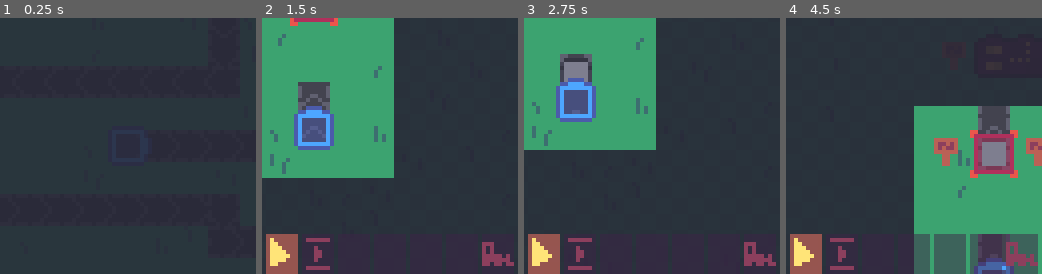
Above: before the commit, frames 1-4 (left to right).
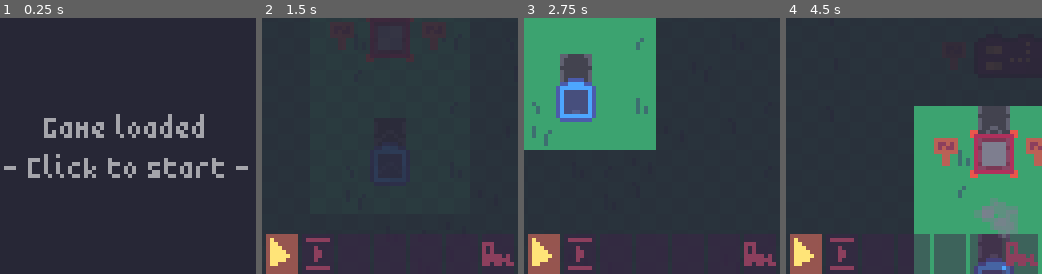
Above: after the commit, the same moments.

Repository: gheja/boxez
Game: Godot game, scene res://scenes/load_screen.tscn
The game is run twice, just before and just after one commit, with the same random seed, the same clock (stepped at 60 frames per second) and the same inputs. Before the commit the project starts from res://scenes/menu_screen.tscn.
Inputs (mouse positions are in pixels of both pictures, inside the frame that each line leads up to):
- Up to frame 1 (0.25 s): no input
- Up to frame 2 (1.5 s): tap Enter at 0.5 s; move the mouse to (446, 133) at 0.52 s; hold Right (ui_right) 0.53-1.28 s; click (446, 133) at 0.67 s; move the mouse to (338, 158) at 1.27 s; hold Down (ui_down) from 1.28 s (still down); click (338, 158) at 1.42 s
- Up to frame 3 (2.75 s): move the mouse to (677, 89) at 2.02 s; release Down (ui_down) at 2.03 s; hold Right (ui_right) from 2.03 s (still down); click (677, 89) at 2.17 s
- Up to frame 4 (4.5 s): move the mouse to (901, 197) at 2.77 s; release Right (ui_right) at 2.78 s; hold Up (ui_up) 2.78-3.53 s; click (901, 197) at 2.92 s; move the mouse to (990, 184) at 3.52 s; hold Left (ui_left) from 3.53 s (still down); click (990, 184) at 3.67 s; move the mouse to (837, 107) at 4.27 s; click (837, 107) at 4.42 s

The runs differ from the first frame. In frame 1, 4.3% of the frame differs, in the area x 1-97%, y 37-63%; in frame 2, 33%, in the area x 0-60%, y 0-65%; in frame 3, 0.8%; in frame 4, 1.6%.

Commit message:
Added the load screen to have the first interaction on web so the music starts to play during intro

Diff:
--- a/src/project.godot
+++ b/src/project.godot
@@ -11,7 +11,7 @@
 [application]
 
 config/name="Lowrezjam 2024 entry by gheja"
-run/main_scene="res://scenes/menu_screen.tscn"
+run/main_scene="res://scenes/load_screen.tscn"
 config/features=PackedStringArray("4.2", "GL Compatibility")
 config/icon="res://icon.svg"
 
--- /dev/null
+++ b/src/scenes/load_screen.gd
@@ -0,0 +1,6 @@
+extends Node2D
+
+func _on_color_rect_gui_input(event):
+	if event is InputEventMouseButton:
+		AudioManager.start_menu_music()
+		get_tree().change_scene_to_file("res://scenes/menu_screen.tscn")
--- /dev/null
+++ b/src/scenes/load_screen.tscn
@@ -0,0 +1,87 @@
+[gd_scene load_steps=6 format=3 uid="uid://pf5ulkqqyijy"]
+
+[ext_resource type="Script" path="res://scenes/load_screen.gd" id="1_78wom"]
+[ext_resource type="Theme" uid="uid://c5kdo4nq87ox5" path="res://themes/new_theme.tres" id="2_glflk"]
+
+[sub_resource type="Animation" id="Animation_a61vg"]
+resource_name = "idle"
+tracks/0/type = "value"
+tracks/0/imported = false
+tracks/0/enabled = true
+tracks/0/path = NodePath("Control/CanvasLayer/RichTextLabel:modulate")
+tracks/0/interp = 1
+tracks/0/loop_wrap = true
+tracks/0/keys = {
+"times": PackedFloat32Array(0),
+"transitions": PackedFloat32Array(1),
+"update": 0,
+"values": [Color(1, 1, 1, 1)]
+}
+
+[sub_resource type="Animation" id="Animation_0txhr"]
+resource_name = "default"
+tracks/0/type = "value"
+tracks/0/imported = false
+tracks/0/enabled = true
+tracks/0/path = NodePath("Control/CanvasLayer/RichTextLabel:modulate")
+tracks/0/interp = 1
+tracks/0/loop_wrap = true
+tracks/0/keys = {
+"times": PackedFloat32Array(0, 0.3, 0.6, 1),
+"transitions": PackedFloat32Array(1, 1, 1, 1),
+"update": 0,
+"values": [Color(1, 1, 1, 1), Color(1, 1, 1, 0.501961), Color(1, 1, 1, 0.501961), Color(1, 1, 1, 1)]
+}
+
+[sub_resource type="AnimationLibrary" id="AnimationLibrary_e14xg"]
+_data = {
+"default": SubResource("Animation_0txhr"),
+"idle": SubResource("Animation_a61vg")
+}
+
+[node name="LoadScreen" type="Node2D"]
+script = ExtResource("1_78wom")
+
+[node name="Control" type="Control" parent="."]
+layout_mode = 3
+anchors_preset = 0
+offset_right = 40.0
+offset_bottom = 40.0
+
+[node name="CanvasLayer" type="CanvasLayer" parent="Control"]
+
+[node name="ColorRect" type="ColorRect" parent="Control/CanvasLayer"]
+anchors_preset = 15
+anchor_right = 1.0
+anchor_bottom = 1.0
+grow_horizontal = 2
+grow_vertical = 2
+color = Color(0.152941, 0.152941, 0.211765, 1)
+metadata/_edit_use_anchors_ = true
+
+[node name="RichTextLabel" type="RichTextLabel" parent="Control/CanvasLayer"]
+anchors_preset = 8
+anchor_left = 0.5
+anchor_top = 0.5
+anchor_right = 0.5
+anchor_bottom = 0.5
+offset_left = -32.0
+offset_top = -10.0
+offset_right = 32.0
+offset_bottom = 10.0
+grow_horizontal = 2
+grow_vertical = 2
+theme = ExtResource("2_glflk")
+bbcode_enabled = true
+text = "[center]Game loaded
+- Click to start -[/center]"
+fit_content = true
+
+[node name="AnimationPlayer" type="AnimationPlayer" parent="."]
+libraries = {
+"": SubResource("AnimationLibrary_e14xg")
+}
+autoplay = "default"
+
+[connection signal="gui_input" from="Control/CanvasLayer/ColorRect" to="." method="_on_color_rect_gui_input"]
+[connection signal="gui_input" from="Control/CanvasLayer/RichTextLabel" to="." method="_on_color_rect_gui_input"]
--- a/src/scripts/audio_manager.gd
+++ b/src/scripts/audio_manager.gd
@@ -30,9 +30,6 @@
 	get_tree().root.call_deferred("add_child", tmp)
 
 func _ready():
-	start_menu_music()
-
-func start_menu_music():
 	menu_music_volume_target = 1.0
 	menu_music_player = AudioStreamPlayer.new()
 	menu_music_player.stream = sounds[0]
@@ -41,6 +38,7 @@
 
 	get_tree().root.call_deferred("add_child", menu_music_player)
 
+func start_menu_music():
 	menu_music_player.play.call_deferred()
 
 func start_main_music():
